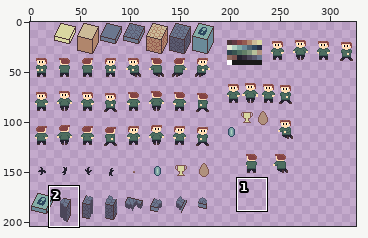
Sprite sheet -- images/tiles.png. Above, an overview of the earlier version with the close-up marked.
Close-up. Earlier state:
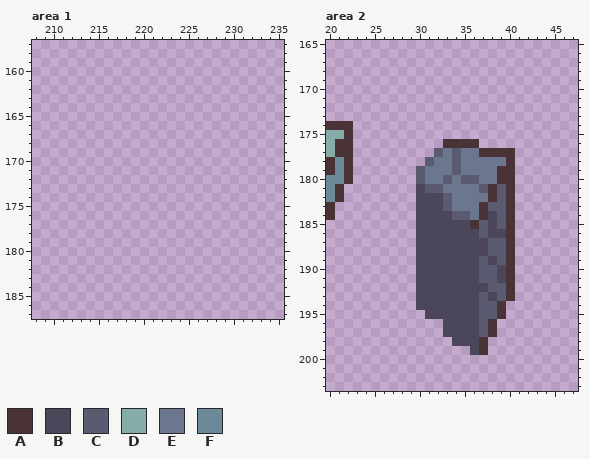
The file is 326x205 pixels. Shown: area 1: x 208..235, y 157..187; area 2: x 20..47, y 165..203. The wide view leaves out empty margins.
Palette (. is transparent): A #4a3337  B #4b4659  C #5a5a70  D #84ada7  E #6b778e  F #6a8a99
Pixels before, area 2, first column x 20:
174 AAA..................
175 DDA..................
176 DAA..........AAAA....
177 DAA.........CECEEAAAA
178 AFA........CEECEEEEEA
179 AFA.......CEEECEEEEAA
180 FFA.......CEECECCEEAA
181 FA........BCCEEEECACA
182 FA........BBBCEEEEACA
183 A.........BBBCEEEACCA
184 A.........BBBBCCEABCA
185 ..........BBBBBBACBCA
186 ..........BBBBBBBCBBA
187 ..........BBBBBBBBCCA
188 ..........BBBBBBBBCCA
189 ..........BBBBBBBCBCA
190 ..........BBBBBBBCCBA
191 ..........BBBBBBBCCBA
192 ..........BBBBBBBBCCA
193 ..........BBBBBBBCBCA
194 ..........BBBBBBBCCA.
195 ...........BBBBBBCCA.
196 .............BBBBCA..
197 .............BBBBCA..
198 ..............BBBA...
199 ................BA...
The result:
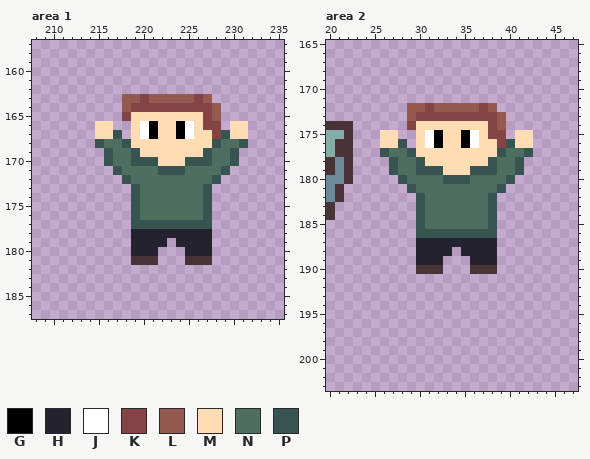
Colours new in this view: G #000000  H #24222e  J #ffffff  K #844344  L #945a50  M #ffdcb1  N #4e6e60  P #385450
Difference:
Changed rows in their new state; - is an unchanged pixel.
Area 1:
first column x 215:
163 ---LLKLLLLLKL----
164 ---LKKKKKKKKKL---
165 ---KMMMMMMMMKL---
166 MM--MJGMMGJMKK-MM
167 MMP-MJGMMGJMMKPMM
168 PNNPMMMMMMMMMPNNP
169 -PNNPMMMMMMMPNNP-
170 -PNNPPPMMMPPPNNP-
171 --PNNNNPPPNNNNP--
172 ---PNNNNNNNNNP---
173 ----PNNNNNNNP----
174 ----PNNNNNNNP----
175 ----PNNNNNNNP----
176 ----PNNNNNNNP----
177 ----PPPPPPPPP----
178 ----HHHHHHHHH----
179 ----HHHH-HHHH----
180 ----HHH---HHH----
181 ----AAA---AAA----
Area 2:
first column x 26:
172 ---LLKLLLLLKL----
173 ---LKKKKKKKKKL---
174 ---KMMMMMMMMKL---
175 MM--MJGMMGJMKK-MM
176 MMP-MJGMMGJMMKPMM
177 PNNPMMMMMMMMMPNNP
178 -PNNPMMMMMMMPNNP-
179 -PNNPPPMMMPPPNNP-
180 --PNNNNPPPNNNNP--
181 ---PNNNNNNNNNP.--
182 ----PNNNNNNNP..--
183 ----PNNNNNNNP..--
184 ----PNNNNNNNP..--
185 ----PNNNNNNNP..--
186 ----PPPPPPPPP..--
187 ----HHHHHHHHH..--
188 ----HHHH.HHHH..--
189 ----HHH...HHH..--
190 ----AAA...AAA..--
191 ----...........--
192 ----...........--
193 ----...........--
194 ----..........---
195 -----.........---
196 -------......----
197 -------......----
198 --------....-----
199 ----------..-----
Where, in picture pixels (left, top, right, bottom), the same in both close-ups:
added: (95, 94, 248, 265)
changed: (380, 103, 533, 355)
